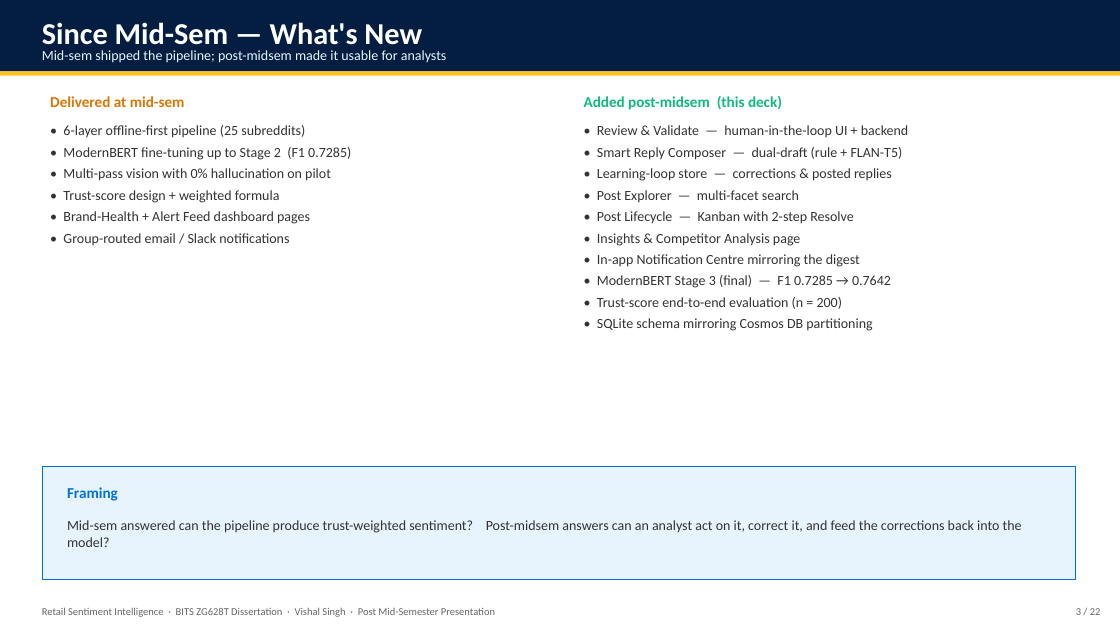
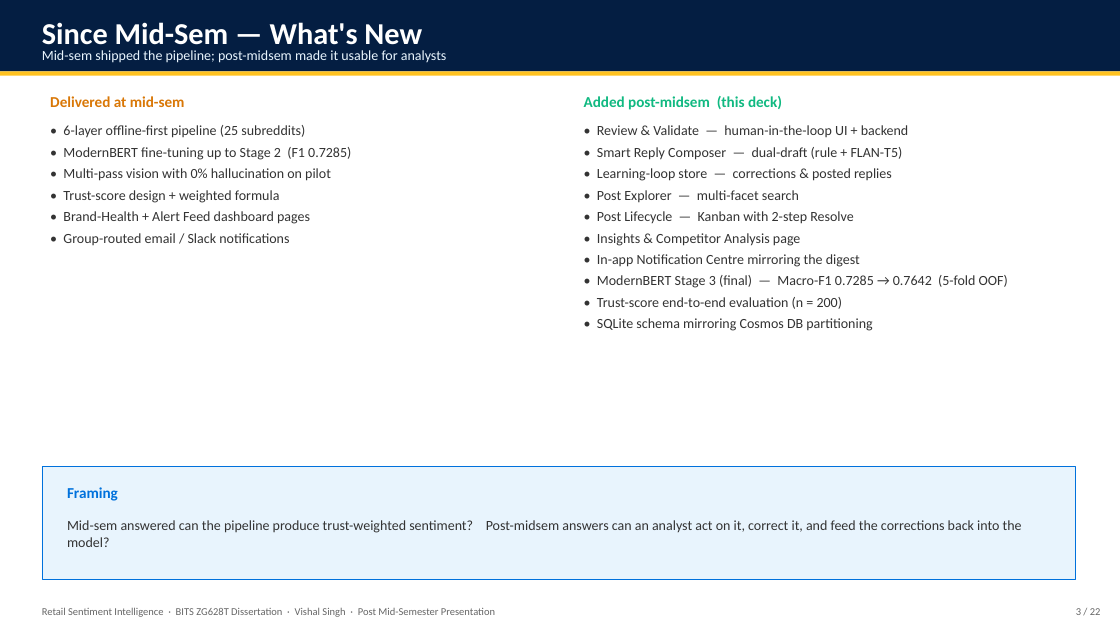
Before and after one commit to vishalvishal099/Retail-Sentiment-Intelligence, a slide deck: slide 3 of docs/Sem_4/FINAL_PRESENTATION_VishalSingh_2020AA05641.pptx. Drawn at 1120x630 pixels with LibreOffice and Linux fonts; fonts in the diff are those of the drawing. Boxes give left, top, right and bottom in pixels: in the first picture for what was removed or moved away, otherwise in the second. Text is boxed around its words. In the diff, an @@ line names an element or a change of style, - is before the commit and + after.

```diff
--- a/docs/Sem_4/FINAL_PRESENTATION_VishalSingh_2020AA05641.pptx
+++ b/docs/Sem_4/FINAL_PRESENTATION_VishalSingh_2020AA05641.pptx
@@ text at (597, 275, 1008, 288): text changed @@
-• ModernBERT Stage 3 (final) — F1 0.7285 → 0.7642
+• ModernBERT Stage 3 (final) — Macro-F1 0.7285 → 0.7642 (5-fold OOF)
```
Also in this commit, not shown: 3 other slides changed, 23 other files.
